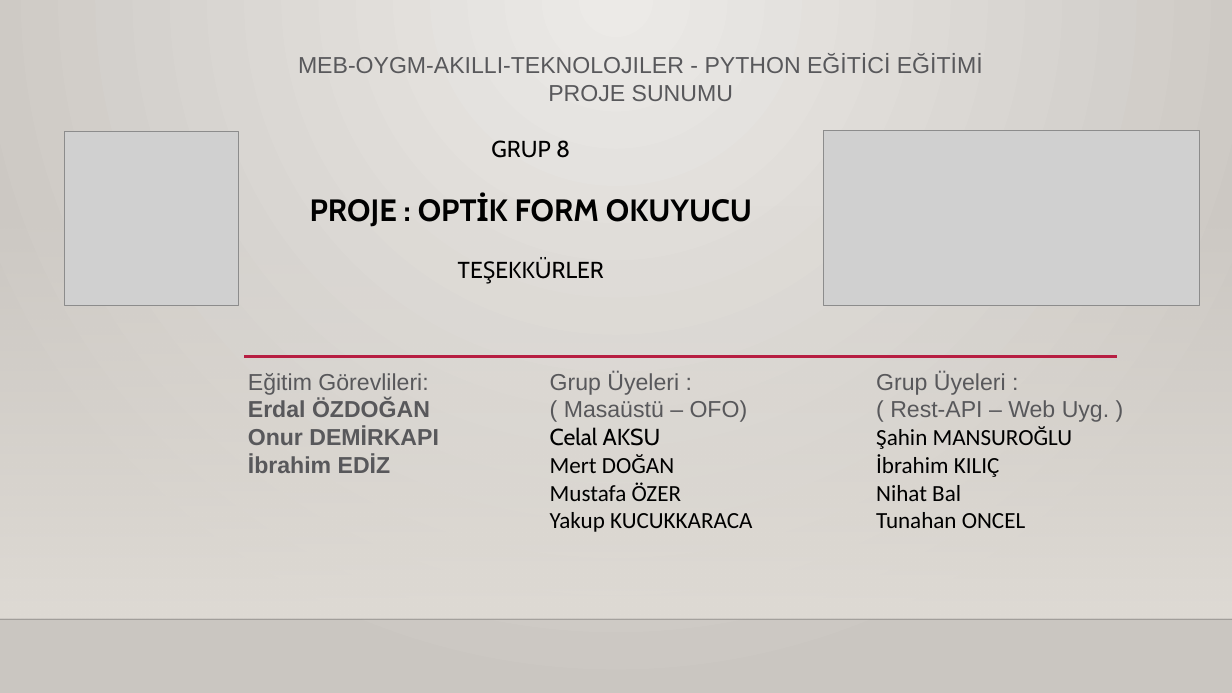
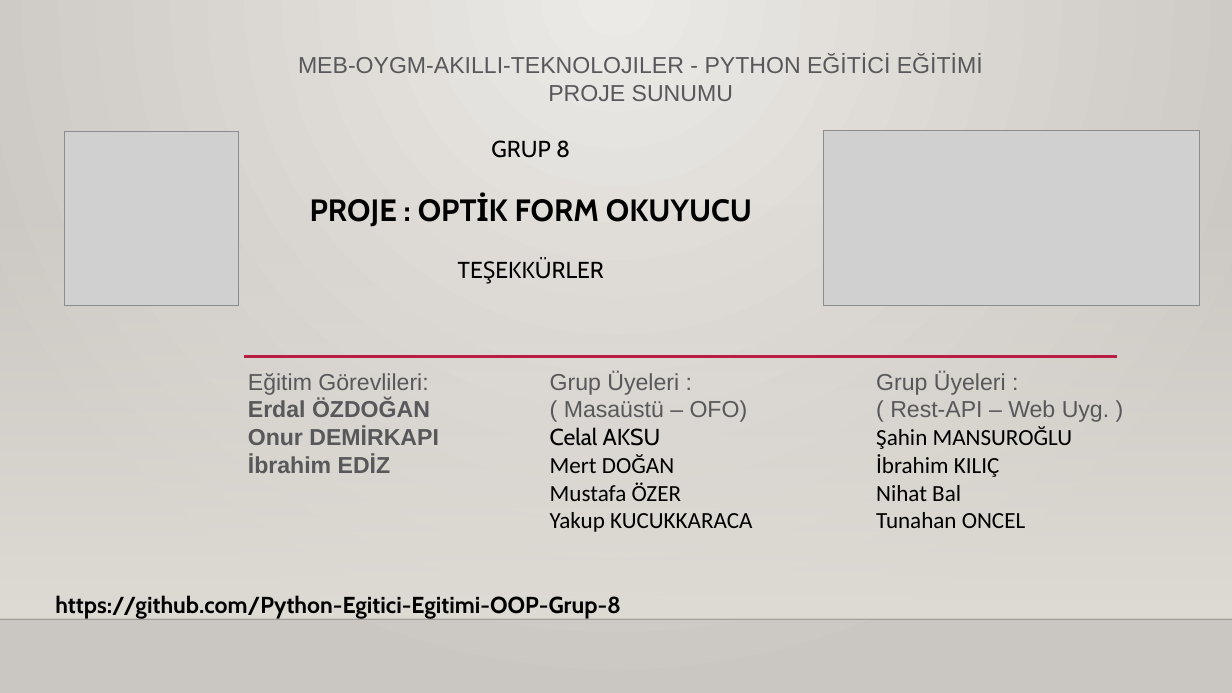
Before and after one commit to Python-Egitici-Egitimi-OOP-Grup-8/Optik-Form-Okuyucu, a slide deck: slide 1 of Proje Sunumu.pptx. Drawn at 1232x693 pixels with LibreOffice and Linux fonts; fonts in the diff are those of the drawing; grey boxes stand for pictures; background and template pictures are left out. Boxes give left, top, right and bottom in pixels: in the first picture for what was removed or moved away, otherwise in the second. Text is boxed around its words. In the diff, an @@ line names an element or a change of style, - is before the commit and + after.

```diff
--- a/Proje Sunumu.pptx
+++ b/Proje Sunumu.pptx
@@ text added at <box>55,595,621,619</box>, 18 pt, text #000000, bold @@
+https://github.com/Python-Egitici-Egitimi-OOP-Grup-8
```
Also in this commit, not shown: 6 other slides changed, 5 slides added, 2 slides removed.
